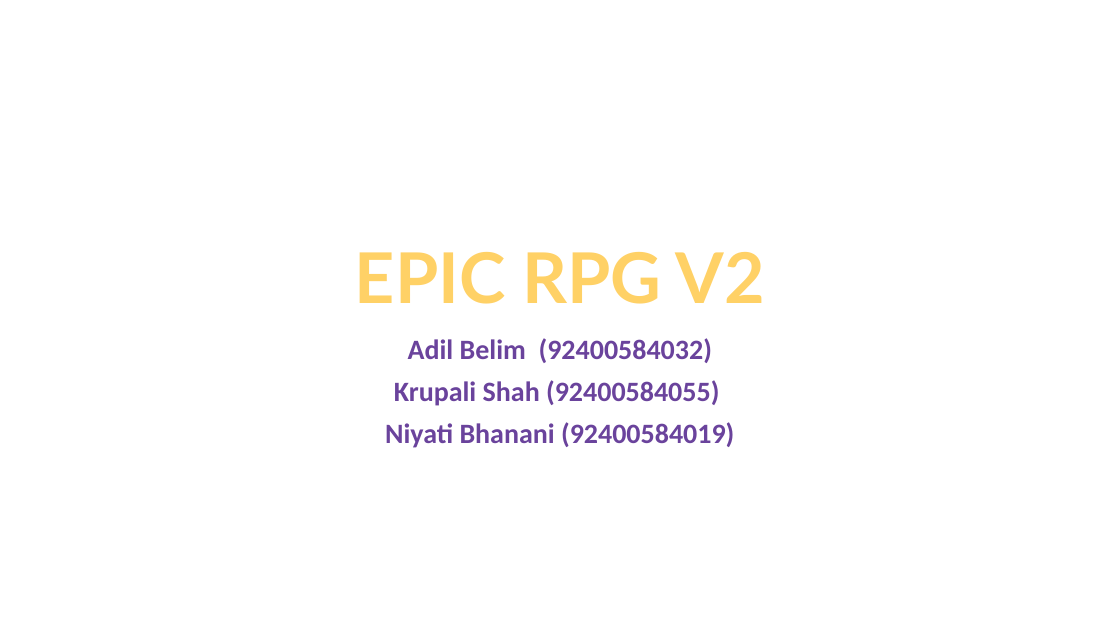
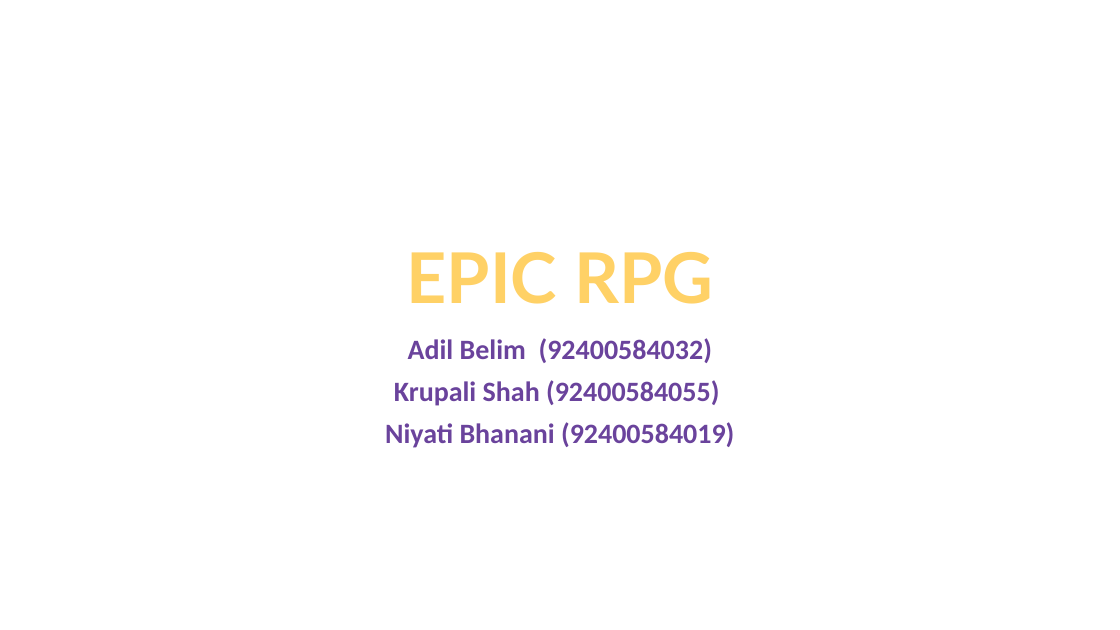
Before and after one commit to adilb26/IDP_EPIC_RPG, a slide deck: slide 1 of Documentation/EPIC RPG M2.pptx. Drawn at 1120x630 pixels with LibreOffice and Linux fonts; fonts in the diff are those of the drawing; background and template pictures are left out. Boxes give left, top, right and bottom in pixels: in the first picture for what was removed or moved away, otherwise in the second. Text is boxed around its words. In the diff, an @@ line names an element or a change of style, - is before the commit and + after.

```diff
--- a/Documentation/EPIC RPG M2.pptx
+++ b/Documentation/EPIC RPG M2.pptx
@@ title at (407,252,713,304): text changed @@
-EPIC RPG V2
+EPIC RPG
```
Also in this commit, not shown: 1 other slide changed, 5 other files.
